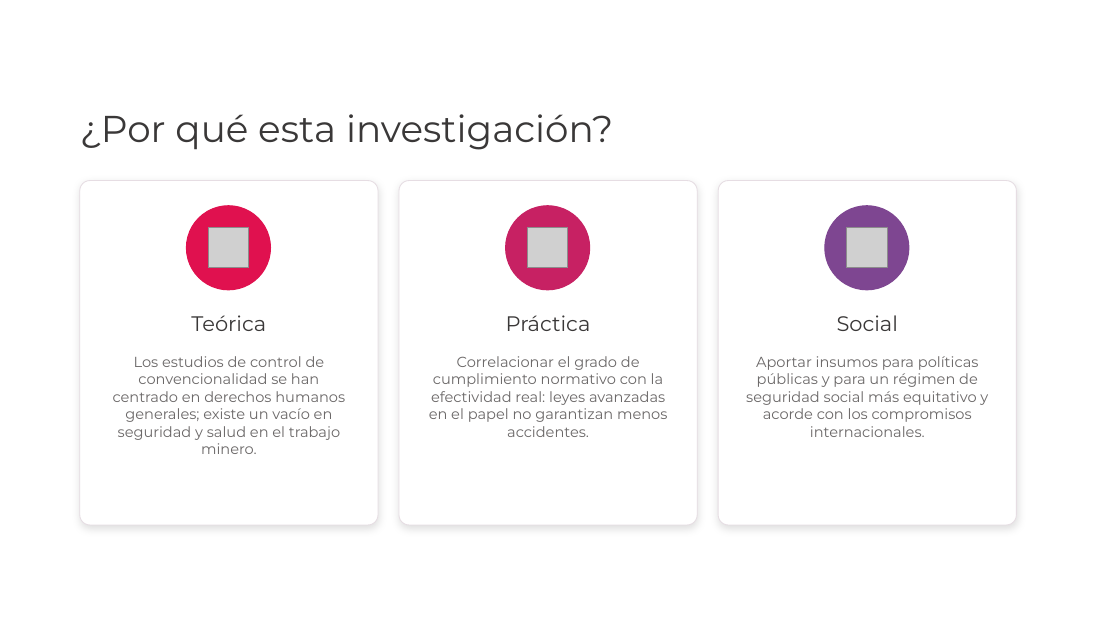
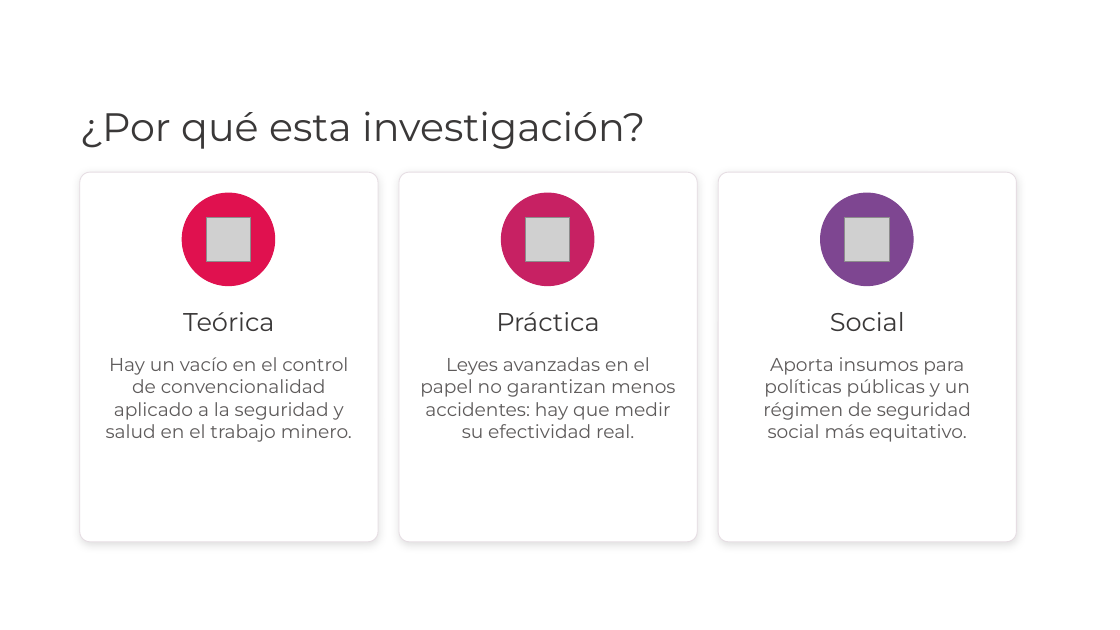
Before and after one commit to davidpinto01222003-jpg/EXTRAPROCESAL, a slide deck: slide 7 of sustentacion/Sustentacion_Pensiones_Riesgos_Laborales_Mineria_UPB.pptx. Drawn at 1120x630 pixels with LibreOffice and Linux fonts; fonts in the diff are those of the drawing; grey boxes stand for pictures; background and template pictures are left out. Boxes give left, top, right and bottom in pixels: in the first picture for what was removed or moved away, otherwise in the second. Text is boxed around its words. In the diff, an @@ line names an element or a change of style, - is before the commit and + after.

```diff
--- a/sustentacion/Sustentacion_Pensiones_Riesgos_Laborales_Mineria_UPB.pptx
+++ b/sustentacion/Sustentacion_Pensiones_Riesgos_Laborales_Mineria_UPB.pptx
@@ text "¿Por qué esta investigación?" at (80, 111, 645, 149): size 32 to 34 pt @@
@@ rounded rectangle: place and size @@
-rounded rectangle at (80, 181, 378, 525)
+rounded rectangle at (80, 172, 378, 542)
@@ rounded rectangle: place and size @@
-rounded rectangle at (399, 181, 697, 525)
+rounded rectangle at (399, 172, 697, 542)
@@ rounded rectangle: place and size @@
-rounded rectangle at (718, 181, 1017, 525)
+rounded rectangle at (718, 172, 1017, 542)
@@ ellipse: place and size @@
-ellipse at (187, 206, 271, 290)
+ellipse at (182, 193, 275, 286)
@@ ellipse: place and size @@
-ellipse at (506, 206, 590, 290)
+ellipse at (502, 193, 594, 286)
@@ ellipse: place and size @@
-ellipse at (825, 206, 909, 290)
+ellipse at (821, 193, 913, 286)
@@ picture: place and size @@
-picture at (208, 228, 249, 268)
+picture at (207, 218, 251, 262)
@@ picture: place and size @@
-picture at (528, 228, 568, 268)
+picture at (526, 218, 571, 262)
@@ picture: place and size @@
-picture at (847, 228, 887, 268)
+picture at (845, 218, 890, 262)
@@ size 18 to 22 pt in 3 elements at (183, 312, 274, 331), (496, 312, 599, 331), (830, 312, 905, 331) @@
@@ text at (106, 357, 352, 442): text changed; size 12.5 to 16 pt; text colour #6B6868 to #5E5B5B @@
-Los estudios de control de convencionalidad se han centrado en derechos humanos generales; existe un vacío en seguridad y salud en el trabajo minero.
+Hay un vacío en el control de convencionalidad aplicado a la seguridad y salud en el trabajo minero.
@@ text at (420, 357, 675, 438): text changed; size 12.5 to 16 pt; text colour #6B6868 to #5E5B5B @@
-Correlacionar el grado de cumplimiento normativo con la efectividad real: leyes avanzadas en el papel no garantizan menos accidentes.
+Leyes avanzadas en el papel no garantizan menos accidentes: hay que medir su efectividad real.
@@ text at (763, 357, 971, 442): text changed; size 12.5 to 16 pt; text colour #6B6868 to #5E5B5B @@
-Aportar insumos para políticas públicas y para un régimen de seguridad social más equitativo y acorde con los compromisos internacionales.
+Aporta insumos para políticas públicas y un régimen de seguridad social más equitativo.
```
Also in this commit, not shown: 23 other slides changed, 1 slide added, 1 other file.
